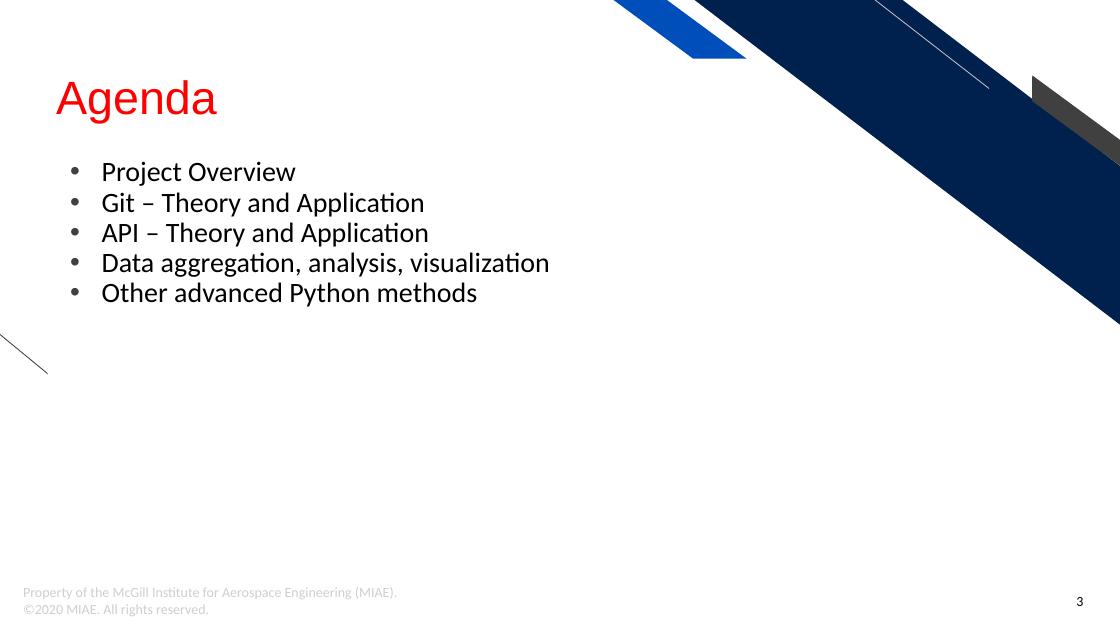
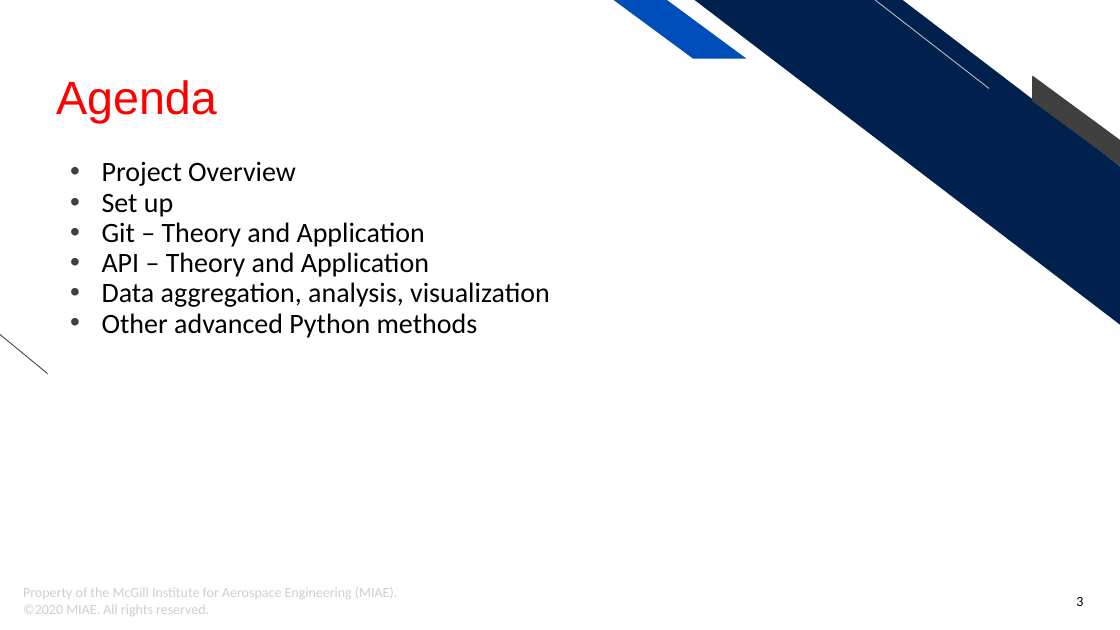
Before and after one commit to mowglu/MIAE-Python, a slide deck: slide 3 of Python Tutorial - MIAE.pptx. Drawn at 1120x630 pixels with LibreOffice and Linux fonts; fonts in the diff are those of the drawing; background and template pictures are left out. Boxes give left, top, right and bottom in pixels: in the first picture for what was removed or moved away, otherwise in the second. Text is boxed around its words. In the diff, an @@ line names an element or a change of style, - is before the commit and + after.

Commit message:
ppt file

```diff
--- a/Python Tutorial - MIAE.pptx
+++ b/Python Tutorial - MIAE.pptx
@@ text at bbox=[102, 194, 173, 217]: paragraph added @@
+• Set up
```
Also in this commit, not shown: 2 slides added.
